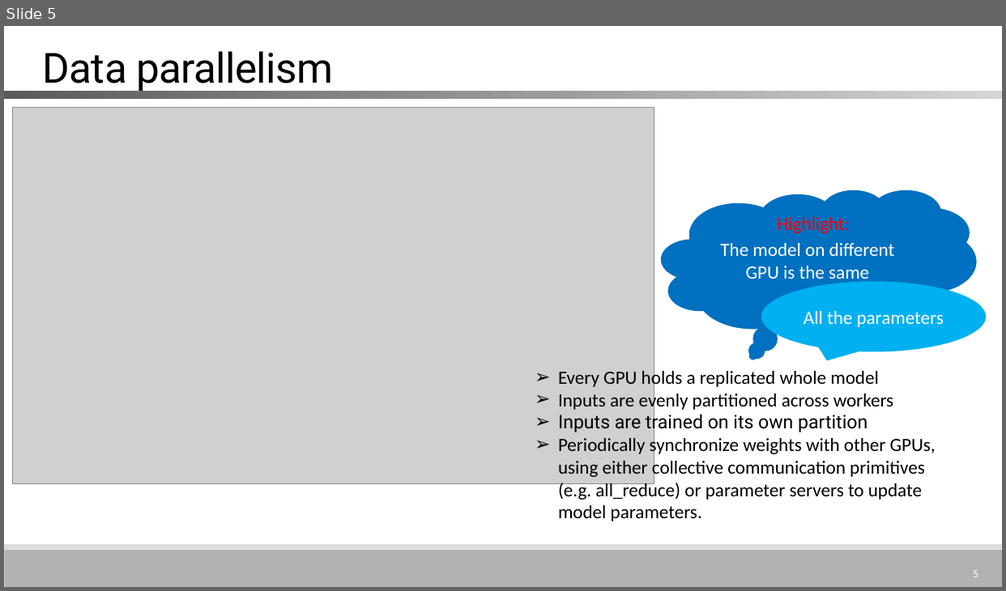
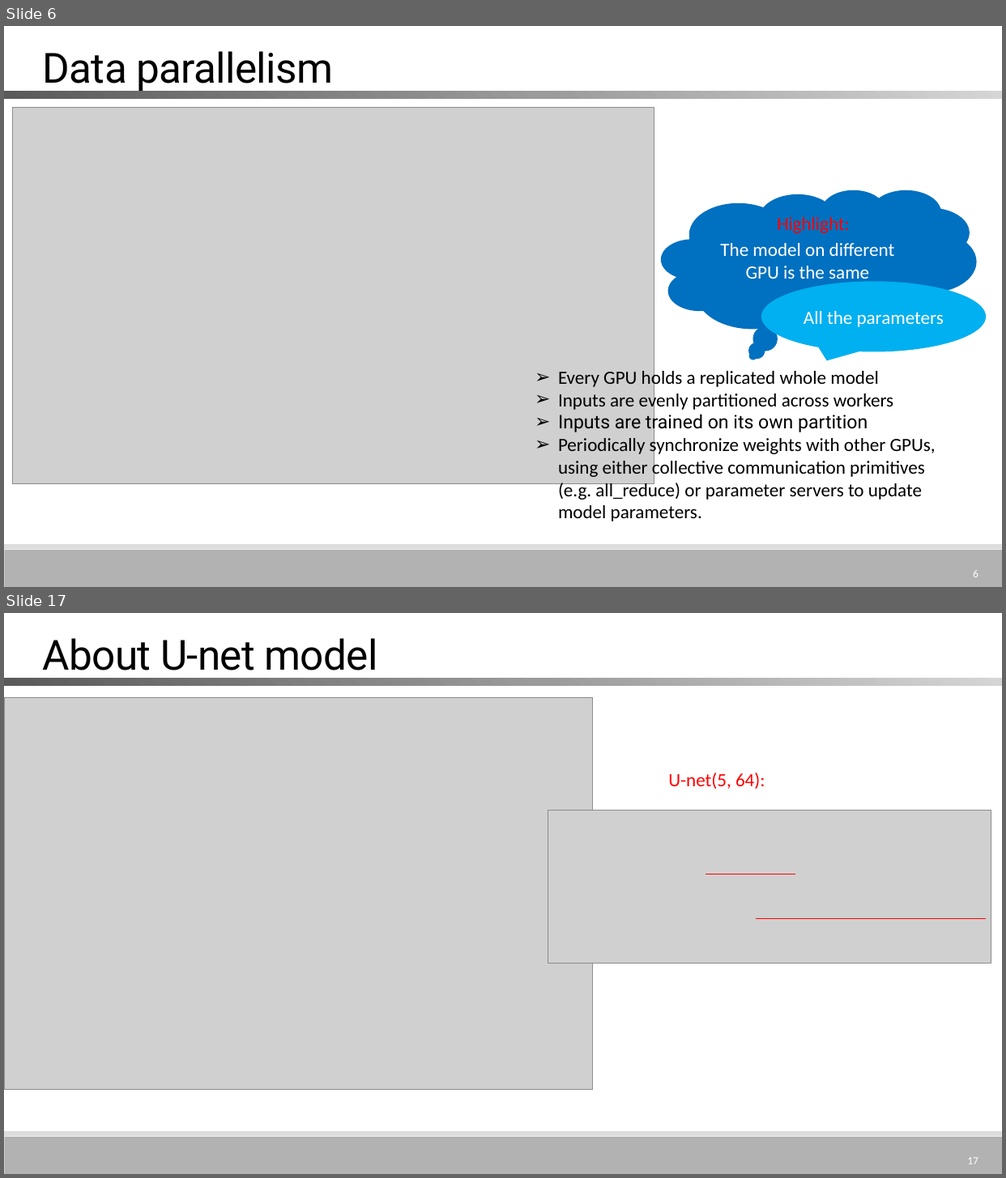
Before and after one commit to MitchellX/RecordCommand, a slide deck: GPipe.pptx. Shown one above the other, each under a label of ours: slide 5 before the commit, slides 6 and 17 after it; the slides between them are not shown. The pictures are 1006x591 and 1006x1178 pixels, drawn with LibreOffice and Linux fonts; fonts in the diff are those of the drawing; grey boxes stand for pictures. Boxes give left, top, right and bottom in pixels: in the first picture for what was removed or moved away, otherwise in the second. Text is boxed around its words. In the diff, an @@ line names an element or a change of style, - is before the commit and + after.

```diff
--- a/GPipe.pptx
+++ b/GPipe.pptx
@@ slide 17 added at bbox=[4, 613, 1002, 1174], background #FFFFFF; not listed: 2 template elements that a slide beside it also shows @@
@@ title added at bbox=[43, 638, 378, 680], 40 pt, text #000000 @@
+About U-net model
@@ rectangle added at bbox=[4, 678, 1002, 686], fill gradient #D5D5D5 to #9B9B9B to #5A5A5A @@
@@ picture added at bbox=[4, 697, 592, 1090] @@
@@ text added at bbox=[668, 773, 765, 789], 18 pt, text #FF0000 @@
+U-net(5, 64):
@@ picture added at bbox=[548, 810, 991, 963] @@
@@ line added from (706, 875) to (796, 875), #FF0000 1 pt @@
@@ line added from (756, 919) to (987, 919), #FF0000 1 pt @@
@@ page number added at bbox=[967, 1157, 978, 1165], 10.5 pt, text #FFFFFF @@
+17
@@ what was slide 5 is now slide 6 @@
@@ page number at bbox=[973, 570, 978, 578]: text changed @@
-5
+6
```
Also in this commit, not shown: 11 slides changed, 16 other slides added, 12 slides removed.
